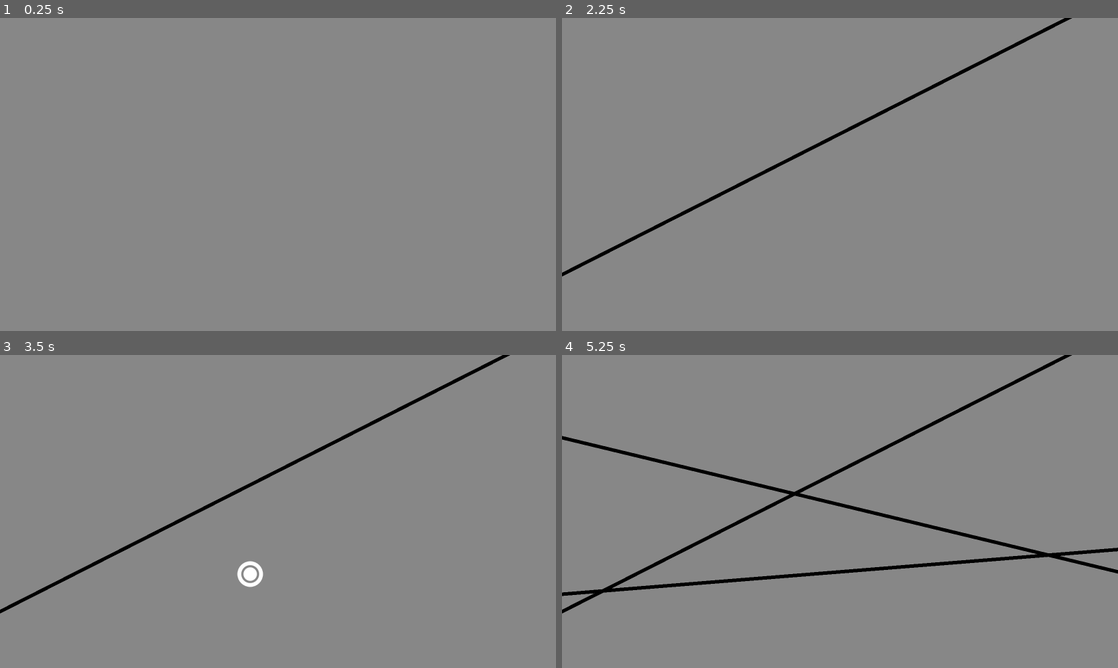
Above: before the commit, frames 1-4 (two rows, left to right).
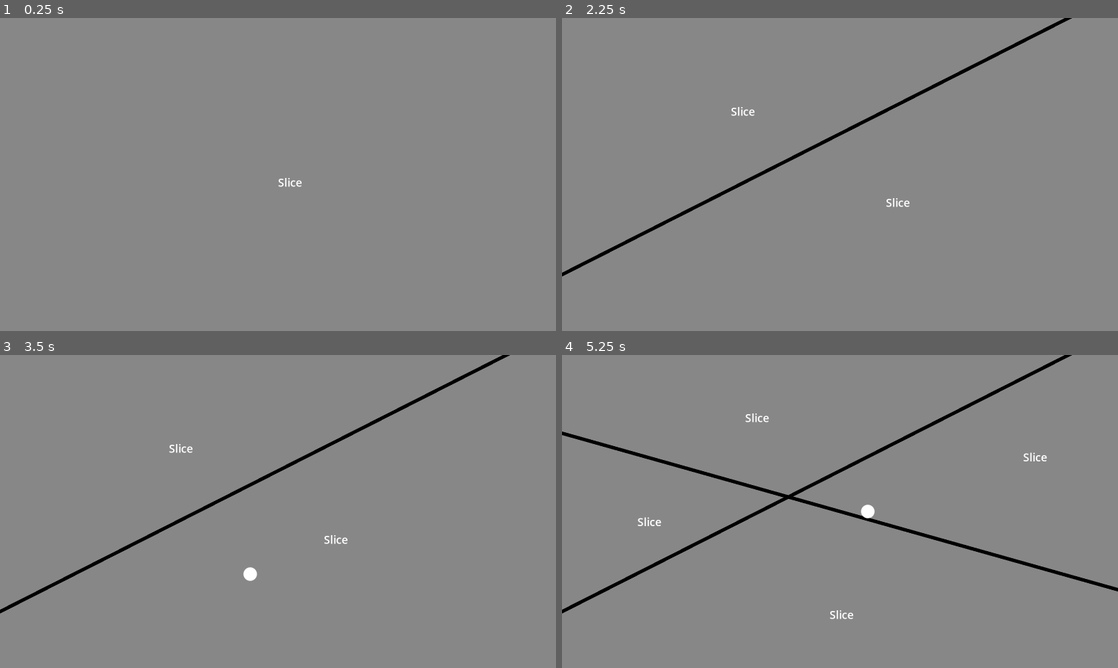
Above: after the commit, the same moments.

Repository: m-khadadeh/AberrationGame
Game: Godot game, scene res://00_Scenes/game_container.tscn
Two runs of this game, one before a commit and one after it. Both use one fixed random seed, a clock stepped at 60 frames per second and the inputs below.
Inputs (mouse positions are in pixels of both pictures, inside the frame that each line leads up to):
- Up to frame 1 (0.25 s): no input
- Up to frame 2 (2.25 s): tap Enter at 0.5, 2 s; move the mouse to (962, 158) at 0.52 s; press the mouse at (962, 158) at 0.53 s; right-click (962, 158) at 0.8 s; tap Space at 1.25 s; move the mouse to (728, 190) at 1.27 s; release the mouse at (728, 190) at 1.28 s; right-click (728, 190) at 1.35 s; click (728, 190) at 1.55 s; move the mouse to (895, 105) at 2.02 s; press the mouse at (895, 105) at 2.03 s
- Up to frame 3 (3.5 s): right-click (333, 442) at 2.3 s; tap Space at 2.75 s; move the mouse to (250, 574) at 2.77 s; release the mouse at (250, 574) at 2.78 s; right-click (250, 574) at 2.85 s; click (250, 574) at 3.05 s
- Up to frame 4 (5.25 s): tap Enter at 3.5 s; move the mouse to (1006, 558) at 3.52 s; press the mouse at (1006, 558) at 3.53 s; right-click (1006, 558) at 3.8 s; tap Space at 4.25 s; move the mouse to (673, 464) at 4.27 s; release the mouse at (673, 464) at 4.28 s; right-click (673, 464) at 4.35 s; click (673, 464) at 4.55 s; move the mouse to (867, 511) at 5.02 s; press the mouse at (867, 511) at 5.03 s

The runs differ from the first frame. In frame 1, less than 0.1% of the frame differs, in the area x 50-55%, y 51-54%; in frame 2, 0.1%; in frame 3, 0.3%; in frame 4, 3.6%, in the area x 0-100%, y 18-85%.

Commit message:
began working on button behavior. slicing now happens on clicking a Slice button

Diff:
--- a/00_Scenes/game_container.tscn
+++ b/00_Scenes/game_container.tscn
@@ -1,12 +1,14 @@
-[gd_scene load_steps=3 format=3 uid="uid://hk1b21854g0g"]
+[gd_scene load_steps=4 format=3 uid="uid://hk1b21854g0g"]
 
 [ext_resource type="Script" path="res://01_Scripts/game_container.gd" id="1_dmtw6"]
+[ext_resource type="Resource" uid="uid://dm5dh4q32fdq6" path="res://03_Resources/ButtonLogic/split_on_click_logic.tres" id="2_3s6fy"]
 [ext_resource type="PackedScene" uid="uid://lmvuxd3sugcn" path="res://00_Scenes/gutter_manager.tscn" id="2_x50wr"]
 
 [node name="GameContainer" type="Node2D"]
 script = ExtResource("1_dmtw6")
 split_padding = 10.0
 error_tolerance = 0.1
+button_logic_types = [ExtResource("2_3s6fy")]
 
 [node name="GutterManager" parent="." instance=ExtResource("2_x50wr")]
 
--- a/00_Scenes/splittable_button.tscn
+++ b/00_Scenes/splittable_button.tscn
@@ -1,11 +1,26 @@
-[gd_scene load_steps=3 format=3 uid="uid://8fgnngbkp6og"]
+[gd_scene load_steps=4 format=3 uid="uid://8fgnngbkp6og"]
 
 [ext_resource type="Script" path="res://01_Scripts/splittable_button.gd" id="1_00cop"]
 [ext_resource type="PackedScene" uid="uid://bi2tij4ucel8j" path="res://00_Scenes/splittable_polygon.tscn" id="1_4nu50"]
 
+[sub_resource type="Theme" id="Theme_lef61"]
+RichTextLabel/font_sizes/normal_font_size = 32
+
 [node name="SplittableButton" type="Node2D"]
 script = ExtResource("1_00cop")
 regular_color = Color(0.533333, 0.533333, 0.533333, 1)
-hover_color = Color(0.882353, 0.882353, 0.882353, 1)
+hover_color = Color(0.705882, 0.623529, 0.552941, 1)
 
 [node name="SplittablePolygon" parent="." instance=ExtResource("1_4nu50")]
+
+[node name="Control" type="Control" parent="."]
+layout_mode = 3
+anchors_preset = 0
+offset_right = 351.0
+offset_bottom = 50.0
+
+[node name="RichTextLabel" type="RichTextLabel" parent="Control"]
+layout_mode = 0
+offset_right = 351.0
+offset_bottom = 50.0
+theme = SubResource("Theme_lef61")
--- /dev/null
+++ b/01_Scripts/ButtonLogic/button_logic.gd
@@ -0,0 +1,23 @@
+class_name ButtonLogic
+extends Resource
+
+@export var next_button_logic : ButtonLogic
+@export var split_button_logic_replace : ButtonLogic
+@export var split_button_logic_next : ButtonLogic
+
+var game_container : GameContainer
+
+func on_ready(button_control_parent : Control, tooltip_parent : Control):
+	pass
+
+func on_button_clicked(button_control_parent : Control, tooltip_parent : Control):
+	pass
+
+func on_neighbor_clicked(button_control_parent : Control, tooltip_parent : Control):
+	pass
+
+func on_applied(button_control_parent : Control, tooltip_parent : Control):
+	pass
+
+func on_hovered(button_control_parent : Control, tooltip_parent : Control):
+	pass
--- /dev/null
+++ b/01_Scripts/ButtonLogic/split_on_click_logic.gd
@@ -0,0 +1,22 @@
+class_name SplitOnClickLogic
+extends ButtonLogic
+
+var _label : RichTextLabel
+
+func on_ready(button_control_parent : Control, tooltip_parent : Control):
+	split_button_logic_next = self
+	split_button_logic_replace = self
+	_label = button_control_parent.get_node("RichTextLabel")
+	(_label as RichTextLabel).text = "Slice"
+
+func on_button_clicked(button_control_parent : Control, tooltip_parent : Control):
+	game_container.start_splitting()
+
+func on_neighbor_clicked(button_control_parent : Control, tooltip_parent : Control):
+	pass
+
+func on_applied(button_control_parent : Control, tooltip_parent : Control):
+	pass
+
+func on_hovered(button_control_parent : Control, tooltip_parent : Control):
+	pass
--- a/01_Scripts/game_container.gd
+++ b/01_Scripts/game_container.gd
@@ -1,3 +1,4 @@
+class_name GameContainer
 extends Node2D
 
 @onready var _button_scene : PackedScene = preload("res://00_Scenes/splittable_button.tscn")
@@ -17,7 +18,8 @@
 var current_state : GameState
 @export var start_state : GameState
 @export var split_padding : float
-@export var error_tolerance: float
+@export var error_tolerance : float
+@export var button_logic_types : Array
 
 # Called when the node enters the scene tree for the first time.
 func _ready():
@@ -45,7 +47,10 @@
 	polygon_edge_dictionary[_screen_corners[2]] = starting_polygon_segments[2]
 	polygon_edge_dictionary[_screen_corners[3]] = starting_polygon_segments[3]
 
-	_button_array.append(_create_button(polygon_edge_dictionary))
+	for button_type in button_logic_types:
+		button_type.game_container = self
+
+	_button_array.append(_create_button(polygon_edge_dictionary, button_logic_types[0]))
 
 	recalculate_points_of_intersection()
 	recreate_graph()
@@ -56,36 +61,41 @@
 func _process(delta):
 	pass
 
-func _create_button(edge_dictionary : Dictionary) -> SplittableButton:
+func _create_button(edge_dictionary : Dictionary, logic : ButtonLogic) -> SplittableButton:
 	var new_button : SplittableButton
 	new_button = _button_scene.instantiate()
 	_button_parent.add_child(new_button)
 
-	new_button.initialize(edge_dictionary, _gutter_parent, error_tolerance)
+	new_button.initialize(edge_dictionary, _gutter_parent, error_tolerance, logic)
 
 	return new_button
 
-func _input(event):
+func _unhandled_input(event):
 	match current_state:
-		GameState.SELECTING_BUTTONS:
-			if event.is_action_pressed("right_click"):
-				switch_state_to(GameState.SLICING)
 		GameState.SLICING:
-			if event.is_action_pressed("left_click"):
-				if _current_splitter.advance_on_click():
-					if do_split():
-						recreate_graph()
-						switch_state_to(GameState.SELECTING_BUTTONS)
-					else:
-						print("Split failed. Try again")
-						switch_state_to(GameState.SLICING)
+			if not event.is_echo():
+				if event.is_action_pressed("left_click"):
+					print("Advancing split")
+					if _current_splitter.advance_on_click():
+						if do_split():
+							recreate_graph()
+							switch_state_to(GameState.SELECTING_BUTTONS)
+						else:
+							print("Split failed. Try again")
+							switch_state_to(GameState.SLICING)
+
+func start_splitting():
+	if current_state == GameState.SELECTING_BUTTONS:
+		switch_state_to(GameState.SLICING)
 
 func do_split() -> bool:
 	var line_data = _current_splitter.get_line_data()
 	_line_array.append(line_data)
 	recalculate_points_of_intersection()
 	var buttons_to_append : Array
+	var new_button_new_logic: Array
 	var buttons_to_split : Dictionary
+	var old_button_new_logic : Dictionary
 	var safe_to_continue = true
 	for i in range(_button_array.size()):
 		var new_button_dicts = _button_array[i].split_across_line(line_data)
@@ -96,7 +106,9 @@
 		elif new_button_dicts.size() > 1:
 			# We are safe
 			buttons_to_split[i] = new_button_dicts[0]
+			old_button_new_logic[i] = _button_array[i]._logic.split_button_logic_replace
 			buttons_to_append.append(new_button_dicts[1])
+			new_button_new_logic.append(_button_array[i]._logic.split_button_logic_next)
 	_current_splitter.queue_free()
 
 	if buttons_to_split.size() == 0:
@@ -105,9 +117,9 @@
 
 	if safe_to_continue:
 		for button in buttons_to_split:
-			_button_array[button].initialize(buttons_to_split[button], _gutter_parent, error_tolerance, false)
-		for button in buttons_to_append:
-			_button_array.append(_create_button(button))
+			_button_array[button].initialize(buttons_to_split[button], _gutter_parent, error_tolerance, old_button_new_logic[button], false)
+		for i in range(buttons_to_append.size()):
+			_button_array.append(_create_button(buttons_to_append[i], new_button_new_logic[i]))
 
 		var scaled_normal_vector = Vector2(line_data.direction_vector.y, -line_data.direction_vector.x).normalized() * split_padding / 2
 		var gutter_points : PackedVector2Array
--- a/01_Scripts/splittable_button.gd
+++ b/01_Scripts/splittable_button.gd
@@ -6,6 +6,7 @@
 @export var hover_color: Color
 
 @onready var polygon : SplittablePolygon = $SplittablePolygon
+@onready var _control_parent : Control = $Control
 
 @onready var _mouse_on_button : bool = false
 @onready var _mouse_on_gutters : bool = false
@@ -14,16 +15,50 @@
 enum State {NORMAL, HOVERED, HELD, HELD_UNHOVERED, LOCKED}
 @onready var state : State = State.NORMAL
 
+var _logic : ButtonLogic
+
 # Called when the node enters the scene tree for the first time.
 func _ready():
 	polygon.area.mouse_entered.connect(on_mouse_enter_button)
 	polygon.area.mouse_exited.connect(on_mouse_exit_button)
 
-func initialize(edge_dictionary : Dictionary, gutter_manager : GutterManager, error_tolerance : float, reset = true):
+func initialize(edge_dictionary : Dictionary, gutter_manager : GutterManager, error_tolerance : float, logic : ButtonLogic, reset = true):
 	polygon.initialize(edge_dictionary, regular_color, error_tolerance)
+
+	var centroid = Vector2(0,0)
+	for point in edge_dictionary.keys():
+		centroid += point
+	centroid /= edge_dictionary.keys().size()
+	_control_parent.set_position(centroid)
+
+	_logic = logic
+	_logic.on_ready(_control_parent, null)
+
 	if reset:
 		gutter_manager.gutters_entered.connect(on_gutters_hovered)
 		gutter_manager.gutters_exited.connect(on_gutters_unhovered)
+
+func _unhandled_input(event):
+	match state:
+		State.NORMAL:
+			pass
+		State.HOVERED:
+			if event.is_action_pressed("left_click") and not event.is_echo():
+				get_viewport().set_input_as_handled()
+				print("Starting Split")
+				_logic.on_button_clicked(null, null)
+				switch_state(State.HELD)
+		State.HELD:
+			if event.is_action_released("left_click"):
+				if hover_check():
+					switch_state(State.HOVERED)
+				else:
+					switch_state(State.NORMAL)
+		State.HELD_UNHOVERED:
+			if event.is_action_released("left_click"):
+				switch_state(State.NORMAL)
+		State.LOCKED:
+			pass
 
 func split_across_line(line : LineData) -> Array:
 	return polygon.split_across_line(line)
@@ -52,10 +87,6 @@
 	_can_select_buttons = false
 	hover_check()
 
-func run_button_logic():
-	# Button logic here
-	pass
-
 func show_button_hover_effects(show : bool):
 	#Button hover effects here
 	if show:
@@ -71,9 +102,6 @@
 		State.NORMAL:
 			pass
 		State.HOVERED:
-			if new_state == State.HELD:
-				# button has been clicked under proper conditions
-				run_button_logic()
 			if new_state != State.HOVERED:
 				show_button_hover_effects(false)
 		State.HELD:
--- a/01_Scripts/splittable_polygon.gd
+++ b/01_Scripts/splittable_polygon.gd
@@ -61,10 +61,6 @@
 				split_points_set.append(_polygon_verts[similar_point])
 
 	if split_points.size() < 2:
-		#var pois : String = "Missed " + get_parent().name + ". touched "
-		#for point in split_points_set:
-			#pois += str(point.point)
-		#print(pois)
 		# less than 2 intersection points on polygon
 		return [_edge_dictionary]
 
--- /dev/null
+++ b/03_Resources/ButtonLogic/split_on_click_logic.tres
@@ -0,0 +1,6 @@
+[gd_resource type="Resource" script_class="SplitOnClickLogic" load_steps=2 format=3 uid="uid://dm5dh4q32fdq6"]
+
+[ext_resource type="Script" path="res://01_Scripts/ButtonLogic/split_on_click_logic.gd" id="1_w3bby"]
+
+[resource]
+script = ExtResource("1_w3bby")
